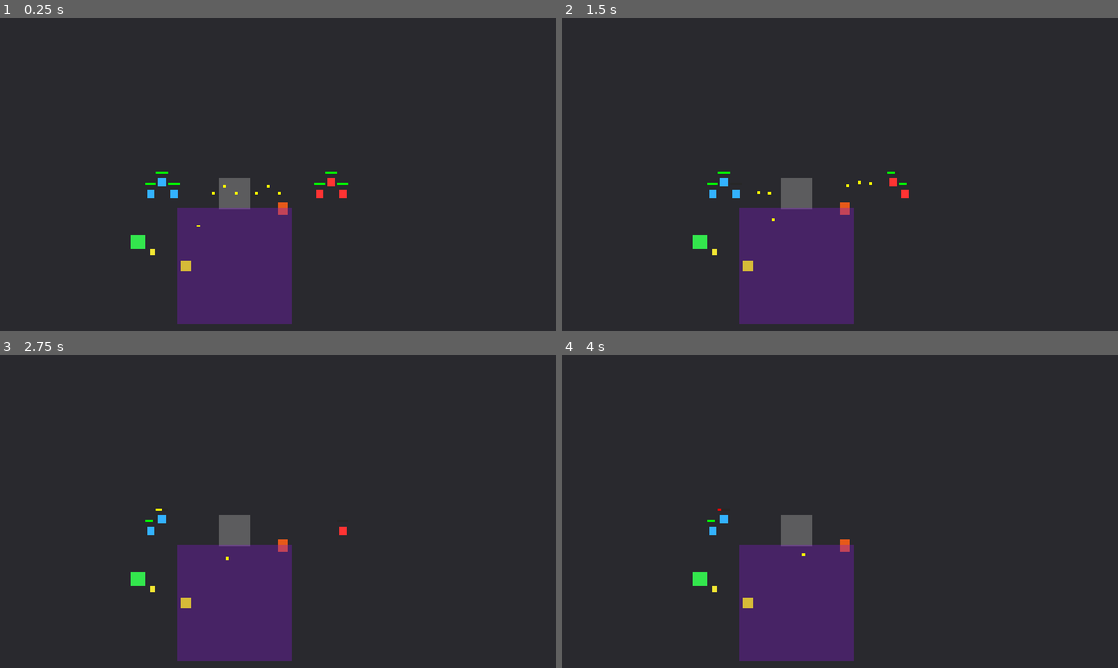
Above: before the commit, frames 1-4 (two rows, left to right).
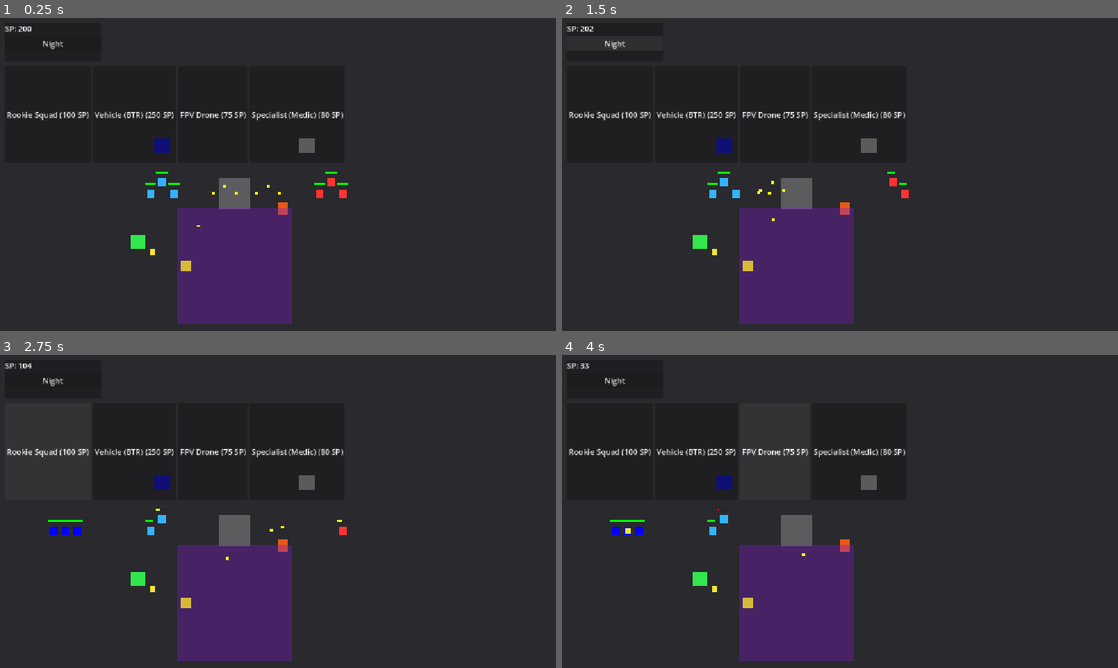
Above: after the commit, the same moments.

Repository: roflanbi4/game-zov
Game: Godot game, scene res://scenes/core/main_game.tscn
The game is run twice, just before and just after one commit, with the same random seed, the same clock (stepped at 60 frames per second) and the same inputs.
Inputs (mouse positions are in pixels of both pictures, inside the frame that each line leads up to):
- Up to frame 1 (0.25 s): no input
- Up to frame 2 (1.5 s): click (617, 43) at 0.5 s, where only the run after the commit has a clickable "Night"; click (617, 43) at 1.25 s, where only the run after the commit has a clickable "Day"
- Up to frame 3 (2.75 s): click (50, 452) at 2 s, where only the run after the commit has a clickable "Rookie Squad (100 SP)"
- Up to frame 4 (4 s): click (695, 452) at 2.75 s, where only the run after the commit has a clickable "Vehicle (BTR) (250 SP)"; click (773, 452) at 3.5 s, where only the run after the commit has a clickable "FPV Drone (75 SP)"

The runs differ from the first frame. In frame 1, 1.1% of the frame differs, in the area x 0-62%, y 2-44%; in frame 2, 1.1%; in frame 3, 1.2%, in the area x 0-62%, y 2-58%; in frame 4, 1.2%.

Commit message:
6-sex

Diff:
--- /dev/null
+++ b/scripts/buildings/ControlPoint.gd
@@ -0,0 +1,112 @@
+class_name ControlPoint
+extends Area2D
+
+enum Owner { NONE = 0, PLAYER = 1, ENEMY = 2 }
+
+@export var capture_radius: float = 80.0
+@export var capture_time: float = 5.0
+@export var capture_point_income: float = 5.0
+@export var spawn_position: Vector2 = Vector2(200, 400)
+
+var point_owner: int = Owner.NONE
+var capture_timer: float = 0.0
+var is_capturing: bool = false
+
+var player_units_inside: int = 0
+var enemy_units_inside: int = 0
+
+var indicator: ColorRect
+
+signal captured(new_owner: int)
+
+func _ready() -> void:
+	monitoring = true
+	monitorable = false
+
+	if get_node_or_null("CollisionShape2D") == null:
+		var cs := CollisionShape2D.new()
+		var circle := CircleShape2D.new()
+		circle.radius = capture_radius
+		cs.shape = circle
+		add_child(cs)
+
+	if get_node_or_null("Indicator") == null:
+		var rect := ColorRect.new()
+		rect.size = Vector2(32.0, 32.0)
+		rect.position = Vector2(-16.0, -16.0)
+		rect.color = Color.GRAY
+		rect.name = "Indicator"
+		add_child(rect)
+	indicator = get_node("Indicator")
+
+	body_entered.connect(_on_body_entered)
+	body_exited.connect(_on_body_exited)
+
+var _income_timer: float = 0.0
+
+func _process(delta: float) -> void:
+	if is_capturing:
+		capture_timer = minf(capture_time, capture_timer + delta)
+		if capture_timer >= capture_time:
+			capture_timer = 0.0
+			is_capturing = false
+			point_owner = current_captor()
+			_update_indicator()
+			captured.emit(point_owner)
+
+	if point_owner == Owner.PLAYER:
+		_income_timer += delta
+		if _income_timer >= 1.0:
+			_income_timer -= 1.0
+			var eco: EconomyManager = get_tree().get_first_node_in_group("economy") as EconomyManager
+			if eco != null:
+				eco.add_sp(int(capture_point_income))
+
+func _on_body_entered(body: Node2D) -> void:
+	if body.is_in_group("player_units"):
+		player_units_inside += 1
+	elif body.is_in_group("enemy_units"):
+		enemy_units_inside += 1
+	_update_capture_state()
+
+func _on_body_exited(body: Node2D) -> void:
+	if body.is_in_group("player_units"):
+		player_units_inside = max(0, player_units_inside - 1)
+	elif body.is_in_group("enemy_units"):
+		enemy_units_inside = max(0, enemy_units_inside - 1)
+	_update_capture_state()
+
+func _update_capture_state() -> void:
+	var total: int = player_units_inside + enemy_units_inside
+	if total == 0:
+		is_capturing = false
+		capture_timer = 0.0
+		indicator.color = Color.GRAY
+		return
+
+	if player_units_inside > 0 and enemy_units_inside == 0:
+		is_capturing = true
+		indicator.color = Color.BLUE
+	elif enemy_units_inside > 0 and player_units_inside == 0:
+		is_capturing = true
+		indicator.color = Color.RED
+	else:
+		is_capturing = false
+		capture_timer = 0.0
+		indicator.color = Color.GRAY
+
+func current_captor() -> int:
+	if player_units_inside > 0 and enemy_units_inside == 0:
+		return Owner.PLAYER
+	elif enemy_units_inside > 0 and player_units_inside == 0:
+		return Owner.ENEMY
+	return Owner.NONE
+
+func _update_indicator() -> void:
+	match point_owner:
+		Owner.PLAYER:
+			indicator.color = Color.BLUE
+		Owner.ENEMY:
+			indicator.color = Color.RED
+		_:
+			indicator.color = Color.GRAY
--- a/scripts/components/SpecialistComponent.gd
+++ b/scripts/components/SpecialistComponent.gd
@@ -14,8 +14,31 @@
 		squad_controller = get_parent() as Node2D
 	if specialist_type == Type.RADIO:
 		_apply_radio_bonus()
+	if specialist_type == Type.MEDIC:
+		_attach_medic_badge()
 	if specialist_type != Type.MEDIC:
 		_reset_medic_bonuses()
+
+func _attach_medic_badge() -> void:
+	if squad_controller == null or not is_instance_valid(squad_controller):
+		return
+	var soldiers: Array = squad_controller.get("soldiers")
+	if soldiers == null or soldiers.is_empty():
+		return
+	for s in soldiers:
+		var soldier: Node2D = s as Node2D
+		if soldier == null or not is_instance_valid(soldier):
+			continue
+		if soldier.get_node_or_null("MedicBadge") != null:
+			continue
+		var badge := ColorRect.new()
+		badge.name = "MedicBadge"
+		badge.size = Vector2(8.0, 8.0)
+		badge.position = Vector2(-4.0, -18.0)
+		badge.color = Color(0.1, 1.0, 0.3, 1.0)
+		badge.mouse_filter = Control.MOUSE_FILTER_IGNORE
+		soldier.add_child(badge)
+		return
 
 func _process(delta: float) -> void:
 	if squad_controller == null or not is_instance_valid(squad_controller):
--- /dev/null
+++ b/scripts/core/EconomyManager.gd
@@ -0,0 +1,41 @@
+class_name EconomyManager
+extends Node
+
+@export var starting_sp: int = 200
+@export var passive_sp_per_sec: float = 2.0
+@export var capture_point_income: float = 5.0
+
+var _sp: int = 200
+var _sp_generation_timer: float = 0.0
+
+signal sp_changed(new_amount: int)
+
+func _ready() -> void:
+	add_to_group("economy")
+	_sp = starting_sp
+	_sp_generation_timer = 0.0
+	emit_sp_changed()
+
+func _process(delta: float) -> void:
+	_sp_generation_timer += delta
+	while _sp_generation_timer >= 1.0:
+		_sp_generation_timer -= 1.0
+		_sp += int(passive_sp_per_sec)
+		emit_sp_changed()
+
+func spend_sp(amount: int) -> bool:
+	if _sp >= amount:
+		_sp -= amount
+		emit_sp_changed()
+		return true
+	return false
+
+func add_sp(amount: int) -> void:
+	_sp += amount
+	emit_sp_changed()
+
+func get_sp() -> int:
+	return _sp
+
+func emit_sp_changed() -> void:
+	sp_changed.emit(_sp)
--- a/scripts/core/SelectionManager.gd
+++ b/scripts/core/SelectionManager.gd
@@ -40,6 +40,21 @@
 	artifact.position = Vector2(450, 550)
 	artifact.buff_type = ArtifactPickup.BuffType.SPEED
 	get_parent().call_deferred("add_child", artifact)
+
+	# Step 6: Economy, HUD и контрольные точки (программно, без .tscn)
+	var eco := EconomyManager.new()
+	eco.name = "EconomyManager"
+	get_parent().call_deferred("add_child", eco)
+
+	var hud := GameHUD.new()
+	hud.name = "GameHUD"
+	get_parent().call_deferred("add_child", hud)
+
+	for i in range(2):
+		var cp := ControlPoint.new()
+		cp.name = "ControlPoint_" + str(i)
+		cp.position = Vector2(400 + i * 300, 300)
+		get_parent().call_deferred("add_child", cp)
 
 func _process(_delta: float) -> void:
 	if is_selecting:
--- /dev/null
+++ b/scripts/ui/GameHUD.gd
@@ -0,0 +1,195 @@
+class_name GameHUD
+extends CanvasLayer
+
+var _sp_label: Label
+var _day_night_btn: Button
+var _is_night: bool = false
+var _eco: EconomyManager
+
+const _SQUAD_SCRIPT := preload("res://scripts/core/SquadController.gd")
+
+func _ready() -> void:
+	_eco = get_tree().get_first_node_in_group("economy") as EconomyManager
+	if _eco != null:
+		_eco.sp_changed.connect(_on_sp_changed)
+
+	# Верхний Panel: SP counter + Day/Night toggle
+	var panel := PanelContainer.new()
+	panel.name = "HUDPanel"
+	panel.position = Vector2(10, 10)
+	panel.size = Vector2(200, 80)
+	add_child(panel)
+
+	var vbox := VBoxContainer.new()
+	panel.add_child(vbox)
+
+	_sp_label = Label.new()
+	_sp_label.name = "SPLabel"
+	_sp_label.text = "SP: 200"
+	vbox.add_child(_sp_label)
+
+	_day_night_btn = Button.new()
+	_day_night_btn.name = "DayNightBtn"
+	_day_night_btn.text = "Night"
+	_day_night_btn.size = Vector2(200, 30)
+	_day_night_btn.pressed.connect(_on_day_night_toggled)
+	vbox.add_child(_day_night_btn)
+
+	# Нижние кнопки закупки
+	var hbox := HBoxContainer.new()
+	hbox.size = Vector2(400, 200)
+	hbox.position = Vector2(10, 100)
+	add_child(hbox)
+
+	var rookie_btn := Button.new()
+	rookie_btn.text = "Rookie Squad (100 SP)"
+	rookie_btn.pressed.connect(_on_rookie_squad)
+	hbox.add_child(rookie_btn)
+
+	var vehicle_btn := Button.new()
+	vehicle_btn.text = "Vehicle (BTR) (250 SP)"
+	vehicle_btn.pressed.connect(_on_vehicle_spawn)
+	hbox.add_child(vehicle_btn)
+
+	var drone_btn := Button.new()
+	drone_btn.text = "FPV Drone (75 SP)"
+	drone_btn.pressed.connect(_on_drone_spawn)
+	hbox.add_child(drone_btn)
+
+	var specialist_btn := Button.new()
+	specialist_btn.text = "Specialist (Medic) (80 SP)"
+	specialist_btn.pressed.connect(_on_specialist_medic)
+	hbox.add_child(specialist_btn)
+
+	_update_sp_label()
+
+func _on_sp_changed(new_amount: int) -> void:
+	_update_sp_label()
+
+func _update_sp_label() -> void:
+	if _sp_label != null and _eco != null:
+		_sp_label.text = "SP: " + str(_eco.get_sp())
+
+func _on_day_night_toggled() -> void:
+	var cm: CanvasModulate = get_tree().root.get_node_or_null("CanvasModulate") as CanvasModulate
+	if cm == null:
+		cm = CanvasModulate.new()
+		cm.name = "CanvasModulate"
+		get_tree().root.add_child(cm)
+
+	if _is_night:
+		# Дневной режим
+		cm.color = Color(1, 1, 1)
+		_day_night_btn.text = "Night"
+		_is_night = false
+		_restore_daylight_ranges()
+	else:
+		# Ночной режим
+		cm.color = Color(0.25, 0.28, 0.38)
+		_day_night_btn.text = "Day"
+		_is_night = true
+		_reduce_night_ranges()
+
+func _restore_daylight_ranges() -> void:
+	var squads: Array = get_tree().get_nodes_in_group("player_squads")
+	for squad in squads:
+		var soldiers: Array = squad.get("soldiers")
+		if soldiers == null:
+			continue
+		for soldier in soldiers:
+			if is_instance_valid(soldier):
+				var weapon: WeaponComponent = soldier.get_node_or_null("WeaponComponent") as WeaponComponent
+				if weapon != null and weapon.has_meta("base_attack_range"):
+					weapon.attack_range = float(weapon.get_meta("base_attack_range"))
+
+func _reduce_night_ranges() -> void:
+	var squads: Array = get_tree().get_nodes_in_group("player_squads")
+	for squad in squads:
+		var soldiers: Array = squad.get("soldiers")
+		if soldiers == null:
+			continue
+		for soldier in soldiers:
+			if is_instance_valid(soldier):
+				var weapon: WeaponComponent = soldier.get_node_or_null("WeaponComponent") as WeaponComponent
+				if weapon != null:
+					if not weapon.has_meta("base_attack_range"):
+						weapon.set_meta("base_attack_range", weapon.attack_range)
+					weapon.attack_range = float(weapon.get_meta("base_attack_range")) * 0.5
+
+func _on_rookie_squad() -> void:
+	if _eco != null and _eco.spend_sp(100):
+		_spawn_soldier_squad(3)
+
+func _on_vehicle_spawn() -> void:
+	if _eco != null and _eco.spend_sp(250):
+		_spawn_vehicle()
+
+func _on_drone_spawn() -> void:
+	if _eco != null and _eco.spend_sp(75):
+		_spawn_drone()
+
+func _on_specialist_medic() -> void:
+	if _eco != null and _eco.spend_sp(80):
+		_attach_medic_to_selected()
+
+func _spawn_soldier_squad(count: int) -> void:
+	var squad = _SQUAD_SCRIPT.new()
+	squad.position = Vector2(200, 400)
+
+	for i in range(count):
+		var soldier := Soldier.new()
+		soldier.name = "Soldier_" + str(i)
+		soldier.position = Vector2(i * 24 - 24, 0)
+
+		# Soldier._ready требует NavigationAgent2D, CollisionShape2D, ColorRect
+		var nav := NavigationAgent2D.new()
+		nav.name = "NavigationAgent2D"
+		soldier.add_child(nav)
+
+		var cs := CollisionShape2D.new()
+		var circle := CircleShape2D.new()
+		circle.radius = 6.0
+		cs.shape = circle
+		soldier.add_child(cs)
+
+		var rect := ColorRect.new()
+		rect.size = Vector2(16.0, 16.0)
+		rect.position = Vector2(-8.0, -8.0)
+		rect.color = Color.BLUE
+		rect.mouse_filter = Control.MOUSE_FILTER_IGNORE
+		soldier.add_child(rect)
+
+		squad.add_child(soldier)
+		soldier.add_to_group("player_units")
+
+	get_tree().root.add_child(squad)
+
+func _spawn_vehicle() -> void:
+	var vehicle := VehicleUnit.new()
+	vehicle.position = Vector2(200, 400)
+	vehicle.is_enemy = false
+	get_tree().root.add_child(vehicle)
+
+func _spawn_drone() -> void:
+	var drone := DroneUnit.new()
+	drone.position = Vector2(200, 400)
+	drone.drone_type = DroneUnit.DroneType.FPV_KAMIKAZE
+	drone.is_enemy = false
+	get_tree().root.add_child(drone)
+
+func _attach_medic_to_selected() -> void:
+	var target_squad: Node = null
+	var sel_mgr: Node = get_tree().current_scene.get_node_or_null("SelectionManager")
+	if sel_mgr != null:
+		var selected: Array = sel_mgr.get("selected_squads")
+		if selected != null and selected.size() > 0:
+			target_squad = selected[0]
+	if target_squad == null:
+		var squads: Array = get_tree().get_nodes_in_group("player_squads")
+		if squads.size() > 0:
+			target_squad = squads[0]
+
+	if target_squad != null:
+		var spec := SpecialistComponent.new()
+		spec.specialist_type = SpecialistComponent.Type.MEDIC
+		target_squad.add_child(spec)
--- a/scripts/units/DroneUnit.gd
+++ b/scripts/units/DroneUnit.gd
@@ -62,9 +62,6 @@
 		if _check_detonation():
 			_explode()
 			return
-		if to_target.length() <= 20.0:
-			_explode()
-			return
 
 	if to_target.length() < 8.0:
 		velocity = Vector2.ZERO
Not shown, added: scripts/buildings/ControlPoint.gd.uid
Not shown, added: scripts/core/EconomyManager.gd.uid
Not shown, added: scripts/ui/GameHUD.gd.uid
